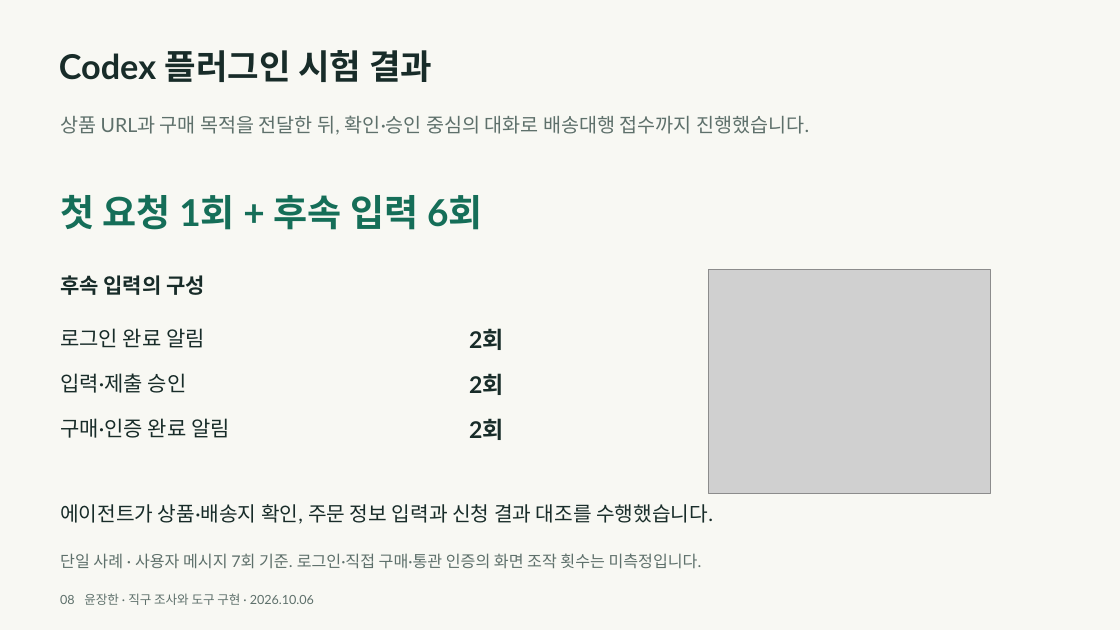
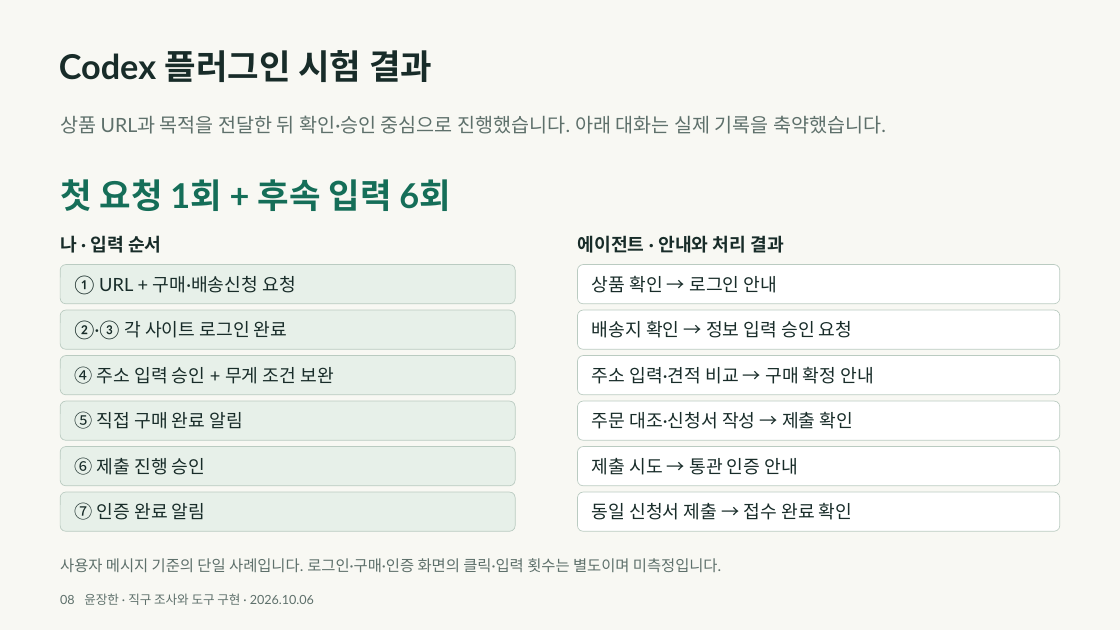
Before and after one commit to y00nZZang/crossborder-purchase-agent, a slide deck: slide 8 of portfolio/crossborder-portfolio.pptx. Drawn at 1120x630 pixels with LibreOffice and Linux fonts; fonts in the diff are those of the drawing; grey boxes stand for pictures. Boxes give left, top, right and bottom in pixels: in the first picture for what was removed or moved away, otherwise in the second. Text is boxed around its words. In the diff, an @@ line names an element or a change of style, - is before the commit and + after.

```diff
--- a/portfolio/crossborder-portfolio.pptx
+++ b/portfolio/crossborder-portfolio.pptx
@@ text at [60, 115, 886, 134]: text changed @@
-상품 URL과 구매 목적을 전달한 뒤, 확인·승인 중심의 대화로 배송대행 접수까지 진행했습니다.
+상품 URL과 목적을 전달한 뒤 확인·승인 중심으로 진행했습니다. 아래 대화는 실제 기록을 축약했습니다.
@@ text "첫 요청 1회 + 후속 ...": place and size @@
-text "첫 요청 1회 + 후속 ..." at [60, 195, 483, 230]
+text "첫 요청 1회 + 후속 ..." at [60, 179, 450, 211]
@@ text "첫 요청 1회 + 후속 ..." at [60, 179, 450, 211]: size 39.8 to 36.8 pt @@
@@ text added at [60, 235, 162, 253], 19.5 pt, text #182C29, bold @@
+나 · 입력 순서
@@ text added at [577, 235, 784, 253], 19.5 pt, text #182C29, bold @@
+에이전트 · 안내와 처리 결과
@@ rounded rectangle added at [60, 265, 515, 304], fill #E7F0E9, outline #BACBC1 0.75 pt, 19.5 pt, text #182C29 @@
+① URL + 구매·배송신청 요청
@@ rounded rectangle added at [577, 265, 1060, 304], fill #FFFFFF, outline #BACBC1 0.75 pt, 19.5 pt, text #182C29 @@
+상품 확인 → 로그인 안내
@@ picture removed at [708, 269, 990, 493] @@
@@ text removed at [60, 275, 205, 295] @@
-후속 입력의 구성
@@ rounded rectangle "②·③ 각 사이트 로그인 완료" at [60, 310, 515, 349]: vertical alignment top to middle; fill none to #E7F0E9; outline none to #BACBC1 0.75 pt @@
@@ rounded rectangle "②·③ 각 사이트 로그인 완료": place and size @@
-rounded rectangle "②·③ 각 사이트 로그인 완료" at [60, 328, 205, 348]
+rounded rectangle "②·③ 각 사이트 로그인 완료" at [60, 310, 515, 349]
@@ text in rounded rectangle at [74, 321, 288, 340]: text changed; size 22.5 to 19.5 pt @@
-로그인 완료 알림
+②·③ 각 사이트 로그인 완료
@@ text removed at [469, 328, 504, 350] @@
-2회
@@ rounded rectangle added at [577, 310, 1060, 349], fill #FFFFFF, outline #BACBC1 0.75 pt, 19.5 pt, text #182C29 @@
+배송지 확인 → 정보 입력 승인 요청
@@ rounded rectangle added at [60, 355, 515, 394], fill #E7F0E9, outline #BACBC1 0.75 pt, 19.5 pt, text #182C29 @@
+④ 주소 입력 승인 + 무게 조건 보완
@@ rounded rectangle added at [577, 355, 1060, 394], fill #FFFFFF, outline #BACBC1 0.75 pt, 19.5 pt, text #182C29 @@
+주소 입력·견적 비교 → 구매 확정 안내
@@ text removed at [60, 373, 187, 393] @@
-입력·제출 승인
@@ text removed at [469, 373, 504, 395] @@
-2회
@@ rounded rectangle "⑤ 직접 구매 완료 알림": place and size @@
-rounded rectangle "⑤ 직접 구매 완료 알림" at [60, 418, 230, 438]
+rounded rectangle "⑤ 직접 구매 완료 알림" at [60, 401, 515, 440]
@@ rounded rectangle "⑤ 직접 구매 완료 알림" at [60, 401, 515, 440]: vertical alignment top to middle; fill none to #E7F0E9; outline none to #BACBC1 0.75 pt @@
@@ text in rounded rectangle at [74, 411, 244, 429]: text changed; size 22.5 to 19.5 pt @@
-구매·인증 완료 알림
+⑤ 직접 구매 완료 알림
@@ text removed at [469, 418, 504, 440] @@
-2회
@@ rounded rectangle added at [577, 401, 1060, 440], fill #FFFFFF, outline #BACBC1 0.75 pt, 19.5 pt, text #182C29 @@
+주문 대조·신청서 작성 → 제출 확인
@@ rounded rectangle added at [60, 447, 515, 486], fill #E7F0E9, outline #BACBC1 0.75 pt, 19.5 pt, text #182C29 @@
+⑥ 제출 진행 승인
@@ rounded rectangle added at [577, 447, 1060, 486], fill #FFFFFF, outline #BACBC1 0.75 pt, 19.5 pt, text #182C29 @@
+제출 시도 → 통관 인증 안내
@@ text removed at [60, 504, 713, 524] @@
-에이전트가 상품·배송지 확인, 주문 정보 입력과 신청 결과 대조를 수행했습니다.
@@ rounded rectangle added at [60, 492, 515, 531], fill #E7F0E9, outline #BACBC1 0.75 pt, 19.5 pt, text #182C29 @@
+⑦ 인증 완료 알림
@@ rounded rectangle added at [577, 492, 1060, 531], fill #FFFFFF, outline #BACBC1 0.75 pt, 19.5 pt, text #182C29 @@
+동일 신청서 제출 → 접수 완료 확인
@@ text at [60, 558, 721, 572]: text changed; size 17.2 to 16.5 pt @@
-단일 사례 · 사용자 메시지 7회 기준. 로그인·직접 구매·통관 인증의 화면 조작 횟수는 미측정입니다.
+사용자 메시지 기준의 단일 사례입니다. 로그인·구매·인증 화면의 클릭·입력 횟수는 별도이며 미측정입니다.
```
Also in this commit, not shown: 4 other slides changed, 2 other files.
